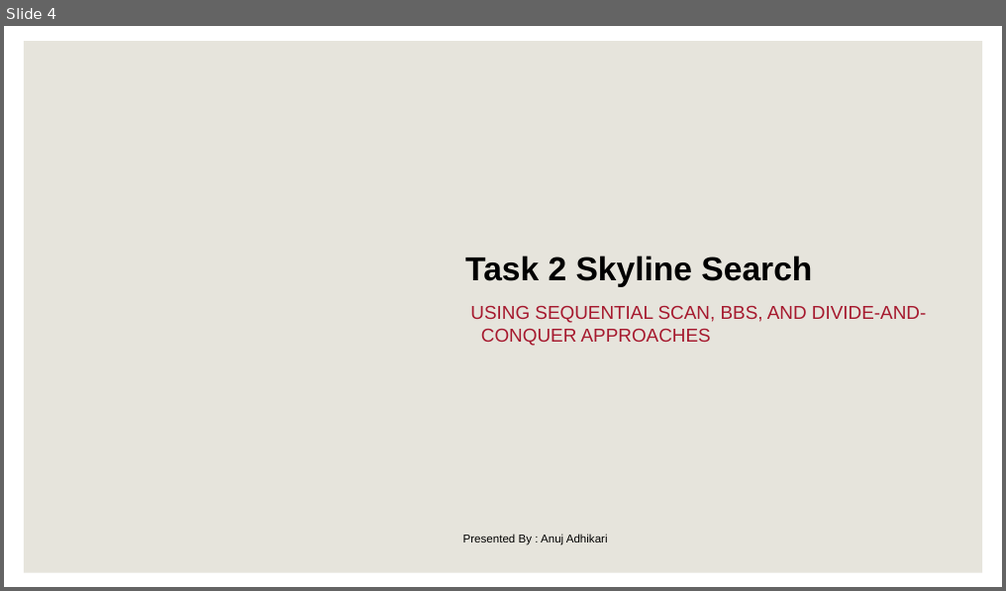
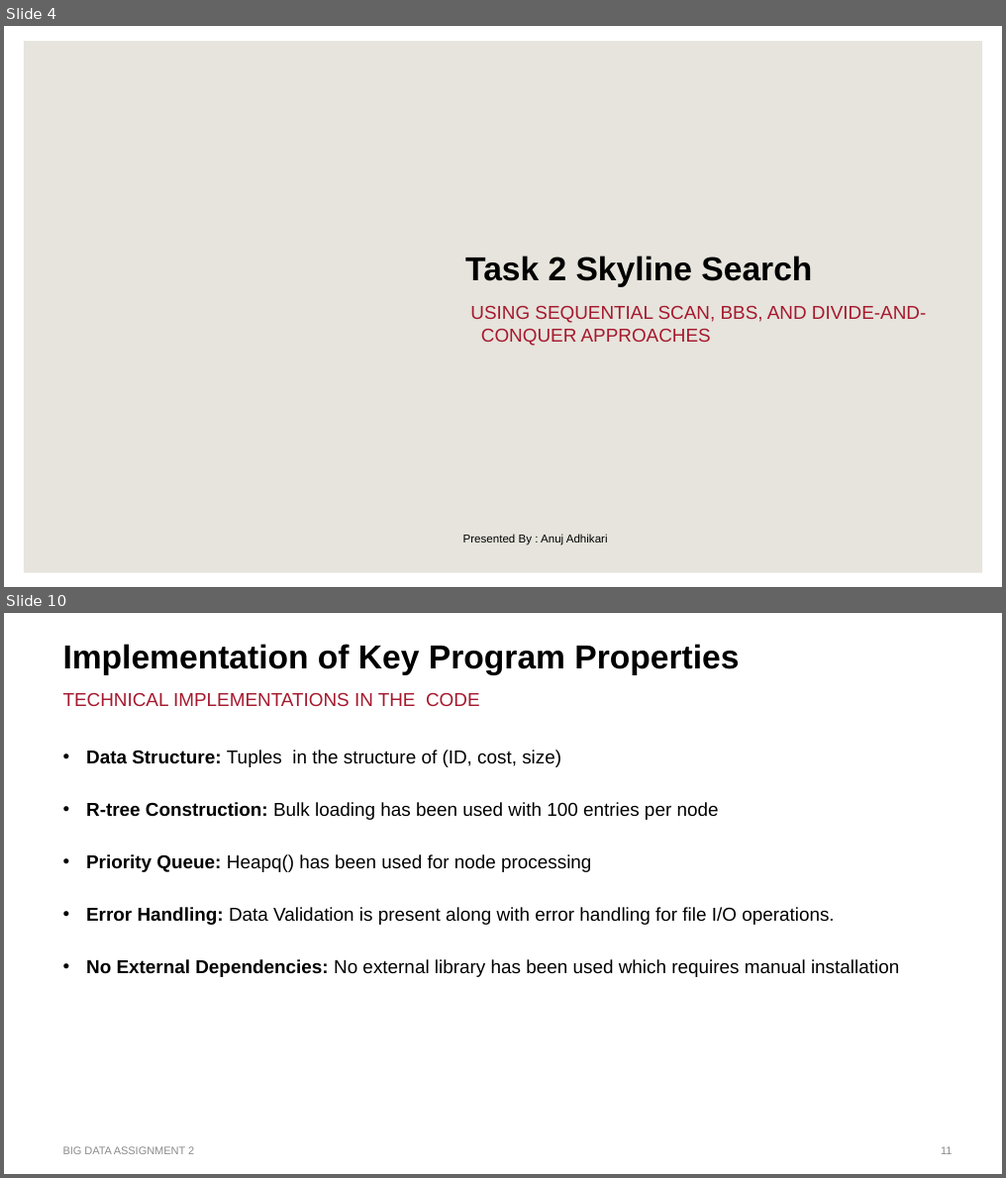
Before and after one commit to gdbhatt/Big-Data-Assignment2, a slide deck: Slides.pptx. Shown one above the other, each under a label of ours: slide 4 before the commit, slides 4 and 10 after it; the slides between them are not shown. The pictures are 1006x591 and 1006x1178 pixels, drawn with LibreOffice and Linux fonts; fonts in the diff are those of the drawing; background and template pictures are left out. Boxes give left, top, right and bottom in pixels: in the first picture for what was removed or moved away, otherwise in the second. Text is boxed around its words. In the diff, an @@ line names an element or a change of style, - is before the commit and + after.

```diff
--- a/Slides.pptx
+++ b/Slides.pptx
@@ slide 10 added at box(4, 613, 1002, 1174), background picture (left out) @@
@@ title added at box(63, 644, 739, 675), 32 pt, text #000000, bold @@
+Implementation of Key Program Properties
@@ text added at box(63, 692, 480, 706), 18 pt, text #A6192E @@
+TECHNICAL IMPLEMENTATIONS IN THE CODE
@@ text added at box(86, 750, 899, 977), 18 pt, text #000000 @@
+• Data Structure: Tuples in the structure of (ID, cost, size)
+• R-tree Construction: Bulk loading has been used with 100 entries per node
+• Priority Queue: Heapq() has been used for node processing
+• Error Handling: Data Validation is present along with error handling for file I/O operations.
+• No External Dependencies: No external library has been used which requires manual installation
@@ text added at box(63, 1147, 194, 1155), 10.5 pt, text #8C8C8C @@
+BIG DATA ASSIGNMENT 2
@@ page number added at box(941, 1147, 951, 1155), 10.5 pt, text #8C8C8C @@
+11
```
Also in this commit, not shown: 6 slides changed, 4 other slides added.
